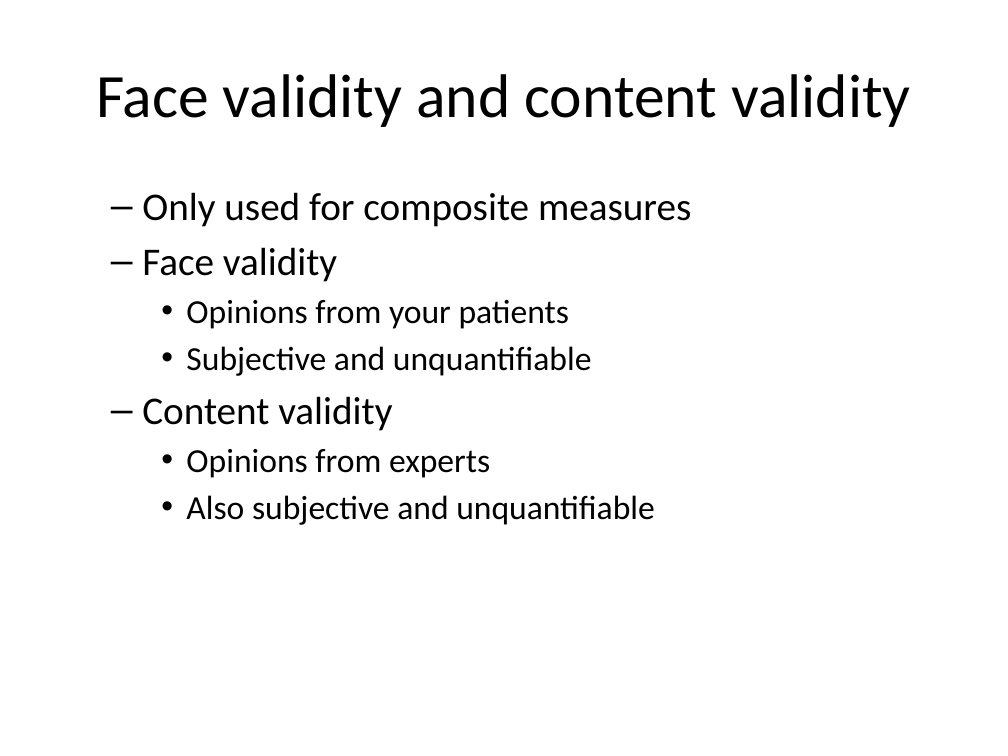
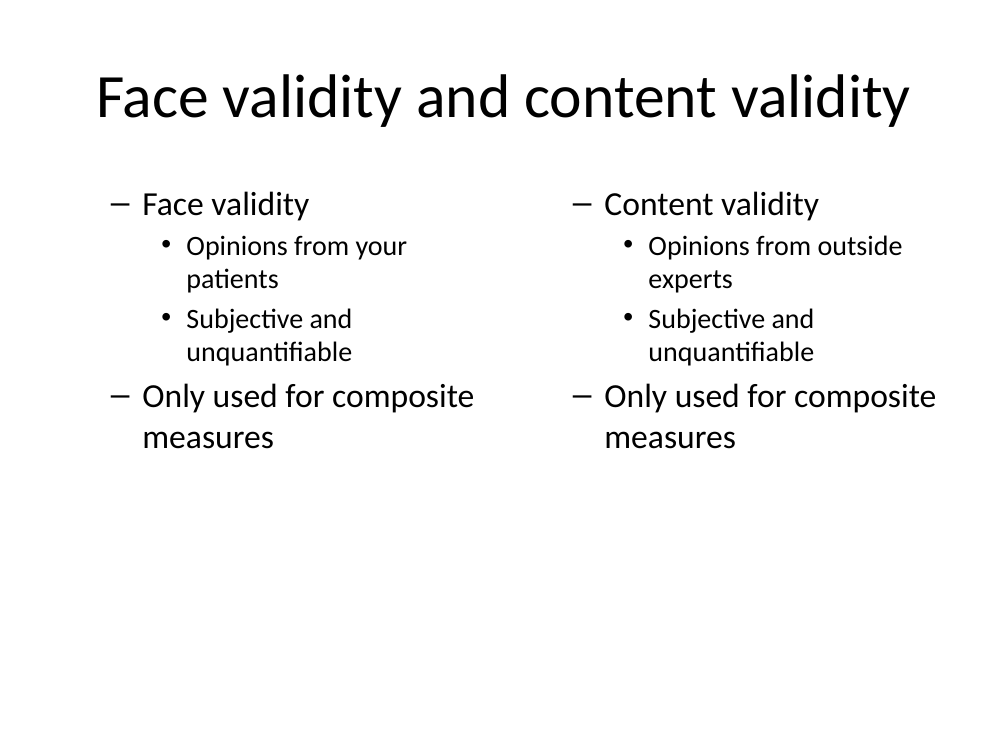
Before and after one commit to pmean/reliability-and-validity, a slide deck: slide 37 of src/rav.pptx (slide 39 before the commit). Drawn at 1008x756 pixels with LibreOffice and Linux fonts; fonts in the diff are those of the drawing. Boxes give left, top, right and bottom in pixels: in the first picture for what was removed or moved away, otherwise in the second. Text is boxed around its words. In the diff, an @@ line names an element or a change of style, - is before the commit and + after.

```diff
--- a/src/rav.pptx
+++ b/src/rav.pptx
@@ text at bbox=[142, 192, 691, 227]: paragraph removed @@
-  – Only used for composite measures
@@ text at bbox=[142, 191, 408, 366]: size 28 to 24 pt in "Face validity"; size 24 to 20 pt in "Opinions from your patients", "Subjective and unquantifiable" @@
@@ text added at bbox=[604, 191, 936, 449], 20 pt, text #000000 @@
+  – Content validity
+    • Opinions from outside experts
+    • Subjective and unquantifiable
+  – Only used for composite measures
@@ text at bbox=[142, 383, 474, 449]: text changed @@
-  – Content validity
-    • Opinions from experts
-    • Also subjective and unquantifiable
+  – Only used for composite measures
```
Also in this commit, not shown: 5 other slides changed, 1 slide added, 3 slides removed, 1 other file.
